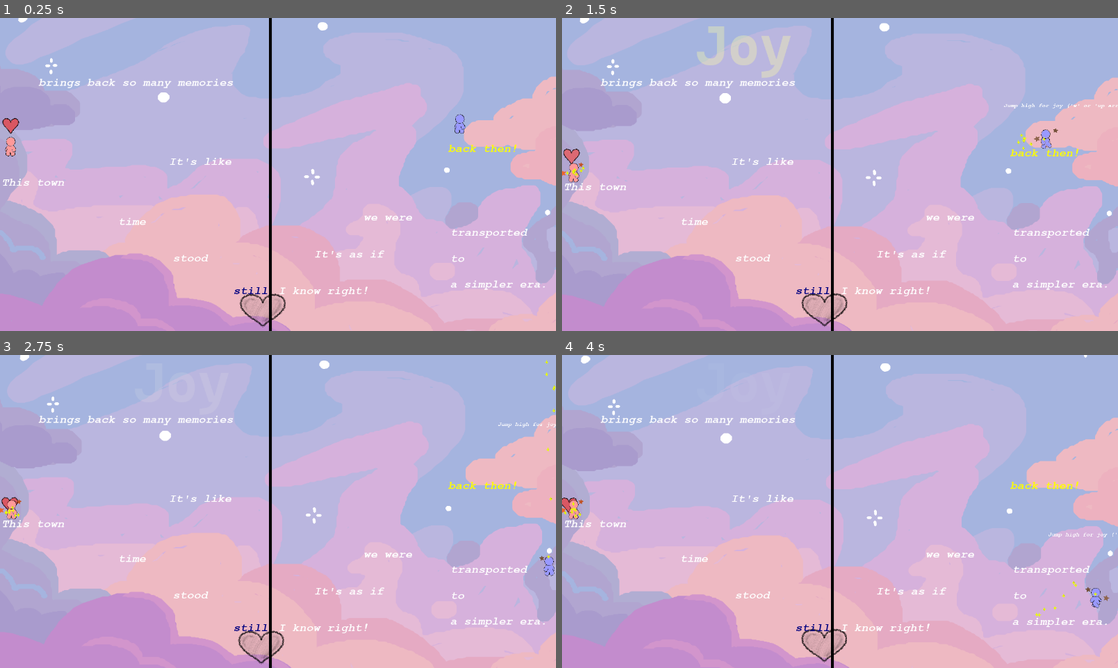
Above: before the commit, frames 1-4 (two rows, left to right).
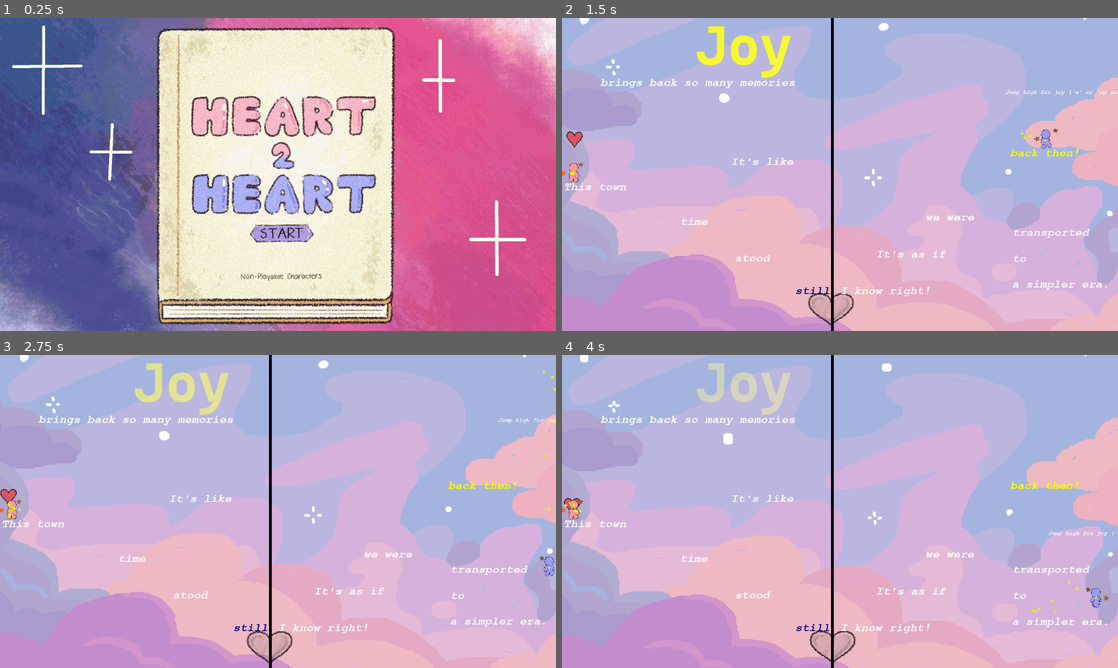
Above: after the commit, the same moments.

Repository: NitroGuy10/Chillennium2023
Game: Godot game, scene res://assets/Objects/Game.tscn
Same seed, same stepped clock (60 frames per second), same inputs: the game is played once before the commit and once after it.
Inputs (mouse positions are in pixels of both pictures, inside the frame that each line leads up to):
- Up to frame 1 (0.25 s): no input
- Up to frame 2 (1.5 s): click (845, 233) at 0.52 s; tap Enter at 1.25 s; hold Right (ui_right) from 1.28 s (still down); tap Shift (dash) at 1.35 s
- Up to frame 3 (2.75 s): keep holding Right (ui_right); tap Up (ui_up) at 1.52, 1.55, 1.82, 2.1, 2.27, 2.57 s; tap Shift (dash) at 2.3 s
- Up to frame 4 (4 s): release Right (ui_right) at 2.78 s; hold Left (ui_left) 2.78-3.53 s; tap Shift (dash) at 2.85, 3.6 s; tap Up (ui_up) at 3.05, 3.77 s; hold Right (ui_right) from 3.53 s (still down)

The runs differ from the first frame. In frame 1, 99% of the frame differs, in the area x 0-100%, y 0-100%; in frame 2, 1.8%; in frame 3, 1.7%; in frame 4, 1.6%.

Commit message:
Titlescreen, some level changes, fixed dash

Diff:
--- a/assets/Levels/Level1.tscn
+++ b/assets/Levels/Level1.tscn
@@ -12,14 +12,13 @@
 script = ExtResource( 2 )
 
 [node name="Background" parent="." instance=ExtResource( 1 )]
-frame = 0
 
 [node name="Separator" parent="." instance=ExtResource( 4 )]
 position = Vector2( 622.106, 276.328 )
 scale = Vector2( 0.716146, 0.712963 )
 
 [node name="HeartHandoff" parent="." instance=ExtResource( 6 )]
-position = Vector2( 604, 673 )
+position = Vector2( 621, 673 )
 scale = Vector2( 0.5, 0.5 )
 
 [node name="Player" parent="." instance=ExtResource( 5 )]
@@ -58,7 +57,7 @@
 tutorialText = ""
 
 [node name="Exit" parent="." instance=ExtResource( 7 )]
-position = Vector2( 1219, 700 )
+position = Vector2( 1190, 698 )
 
 [node name="WordPlatformInteractable6" parent="." instance=ExtResource( 3 )]
 position = Vector2( 276, 494 )
--- a/assets/Levels/Level2.tscn
+++ b/assets/Levels/Level2.tscn
@@ -84,7 +84,7 @@
 [node name="Background" parent="." instance=ExtResource( 1 )]
 position = Vector2( 635, 353 )
 frames = SubResource( 1 )
-frame = 44
+frame = 5
 
 [node name="HeartHandoff" parent="." instance=ExtResource( 130 )]
 position = Vector2( 617, 159 )
@@ -140,7 +140,7 @@
 tutorialText = ""
 
 [node name="WordPlatformInteractable7" parent="." instance=ExtResource( 3 )]
-position = Vector2( 1083, 306 )
+position = Vector2( 1083, 335 )
 textString = "tainted"
 giveTutorialText = true
 tutorialText = "When scared, dash quickly (space & shift)!"
@@ -158,7 +158,6 @@
 [node name="WordPlatformInteractable10" parent="." instance=ExtResource( 3 )]
 position = Vector2( 829, 497 )
 textString = "with things I wish"
-giveTutorialText = true
 tutorialText = ""
 
 [node name="WordPlatformInteractable11" parent="." instance=ExtResource( 3 )]
--- a/assets/Levels/Level4.tscn
+++ b/assets/Levels/Level4.tscn
@@ -41,7 +41,7 @@
 
 [sub_resource type="Curve2D" id=2]
 _data = {
-"points": PoolVector2Array( 0, 0, 0, 0, 71.2343, -19, 0, 0, 0, 0, 272.898, -486, 0, 0, 0, 0, 272.898, -492 )
+"points": PoolVector2Array( 0, 0, 0, 0, 71.2343, -19, 0, 0, 0, 0, 325.069, -282, 0, 0, 0, 0, 372.224, -331 )
 }
 
 [node name="Level4" type="Node2D"]
@@ -50,7 +50,7 @@
 [node name="Background" parent="." instance=ExtResource( 4 )]
 position = Vector2( 640, 361 )
 frames = SubResource( 3 )
-frame = 12
+frame = 15
 
 [node name="Exit" parent="." instance=ExtResource( 25 )]
 position = Vector2( 955, 459 )
@@ -99,6 +99,8 @@
 [node name="WordPlatformInteractable11" parent="." instance=ExtResource( 5 )]
 position = Vector2( 1055, 608 )
 textString = "frustrated"
+giveTutorialText = true
+tutorialText = "Anger allows you to push/throw some words!"
 enableEmotion = true
 impartAnger = true
 
@@ -142,8 +144,7 @@
 [node name="WordPlatformInteractable16" parent="." instance=ExtResource( 5 )]
 position = Vector2( 834, 151 )
 textString = "forget"
-giveTutorialText = true
-tutorialText = "Anger allows you to push/throw some words!"
+tutorialText = ""
 enableEmotion = true
 impartAnger = true
 
--- a/assets/Levels/Level6.tscn
+++ b/assets/Levels/Level6.tscn
@@ -26,14 +26,14 @@
 [node name="Background" parent="." instance=ExtResource( 2 )]
 position = Vector2( 640, 361 )
 frames = SubResource( 1 )
-frame = 1
+frame = 0
 
 [node name="Exit" parent="." instance=ExtResource( 7 )]
 position = Vector2( 1153, 749.5 )
 scale = Vector2( 0.2882, 0.511897 )
 
 [node name="HeartHandoff" parent="." instance=ExtResource( 6 )]
-position = Vector2( 665, 490 )
+position = Vector2( 636, 569 )
 scale = Vector2( 0.5, 0.5 )
 
 [node name="Player" parent="." instance=ExtResource( 1 )]
--- a/assets/Objects/EmotionFlyup.gd
+++ b/assets/Objects/EmotionFlyup.gd
@@ -34,4 +34,4 @@
 		$WordPlatformText/RichTextLabel.set("custom_colors/default_color", emotion.color)
 		lastEmotion = player_vars.currentEmotion
 
-	$WordPlatformText/RichTextLabel.set("custom_colors/default_color", lerp($WordPlatformText/RichTextLabel.get("custom_colors/default_color"), Color(1, 1, 1, 0), 0.9 * delta))
+	$WordPlatformText/RichTextLabel.set("custom_colors/default_color", lerp($WordPlatformText/RichTextLabel.get("custom_colors/default_color"), Color(1, 1, 1, 0), 0.3 * delta))
--- a/assets/Objects/Game.gd
+++ b/assets/Objects/Game.gd
@@ -18,17 +18,17 @@
 	preload("res://assets/Levels/Level7.tscn"),
 	preload("res://assets/Levels/Level8.tscn"),
 	preload("res://assets/Levels/Level9.tscn"),
-	preload("res://assets/Levels/TheEnd.tscn"),
+	preload("res://assets/Levels/TheEnd.tscn")
 ]
 
 var transition = preload("res://assets/Objects/ScreenTransition.tscn")
 
-var levelNum = 0
+var levelNum = -1
+var titleScreen = true
 
 
 # Called when the node enters the scene tree for the first time.
 func _ready():
-	$AudioStreamPlayer.play()
 	pass # Replace with function body.
 
 
@@ -37,6 +37,9 @@
 #	pass
 
 func reload_scene():
+	if titleScreen:
+		$AudioStreamPlayer.play()
+		titleScreen = false
 	if levelNum == 9:
 		$AudioStreamPlayer.stop()
 
@@ -56,3 +59,12 @@
 		transitioning = true
 		player_vars.exitOpen = false
 		add_child(transition.instance())
+
+
+func _input(event):
+	if titleScreen and event is InputEventKey:
+		if event.pressed:
+			_on_death(true)
+
+func _on_Button_pressed():
+	_on_death(true)
--- a/assets/Objects/Game.tscn
+++ b/assets/Objects/Game.tscn
@@ -1,6 +1,6 @@
 [gd_scene load_steps=10 format=2]
 
-[ext_resource path="res://assets/Levels/Level1.tscn" type="PackedScene" id=1]
+[ext_resource path="res://assets/Objects/TitleScreen.tscn" type="PackedScene" id=1]
 [ext_resource path="res://assets/Music/cutesy.mp3" type="AudioStream" id=2]
 [ext_resource path="res://assets/Objects/Game.gd" type="Script" id=3]
 [ext_resource path="res://assets/Objects/Killbox.gd" type="Script" id=4]
@@ -21,7 +21,10 @@
 
 [node name="Level" type="Node2D" parent="."]
 
-[node name="Level1" parent="Level" instance=ExtResource( 1 )]
+[node name="TitleScreen" parent="Level" instance=ExtResource( 1 )]
+
+[node name="AnimatedSprite" parent="Level/TitleScreen" index="0"]
+frame = 26
 
 [node name="AudioStreamPlayer" type="AudioStreamPlayer" parent="."]
 stream = ExtResource( 2 )
@@ -55,3 +58,7 @@
 
 [node name="EmotionFlyup" parent="." instance=ExtResource( 5 )]
 position = Vector2( 411.034, 28.794 )
+
+[connection signal="pressed" from="Level/TitleScreen/Button" to="." method="_on_Button_pressed"]
+
+[editable path="Level/TitleScreen"]
--- a/assets/Objects/Player.tscn
+++ b/assets/Objects/Player.tscn
@@ -252,7 +252,7 @@
 [node name="AnimatedSprite" type="AnimatedSprite" parent="Heart"]
 scale = Vector2( 0.5, 0.5 )
 frames = SubResource( 3 )
-frame = 54
+frame = 25
 playing = true
 
 [node name="PlayerKinematicBody2D" type="KinematicBody2D" parent="."]
--- a/assets/Objects/PlayerMovement.gd
+++ b/assets/Objects/PlayerMovement.gd
@@ -124,21 +124,22 @@
 	else:
 		velocity.y += gravityscale * delta
 		if canDash and player_vars.currentEmotion == "fear" and is_pressed_for_me("dash"):
-			canDash = false
 			if is_pressed_for_me("ui_up"):
 				velocity.y = -dashvelocity
 				get_parent().get_node("JumpSFX").play()
+				canDash = false
 			elif is_pressed_for_me("ui_down"):
 				velocity.y = dashvelocity
 				get_parent().get_node("JumpSFX").play()
+				canDash = false
 			if is_pressed_for_me("ui_left"):
 				velocity.x = -dashvelocity * dashHorizScalar
 				get_parent().get_node("JumpSFX").play()
+				canDash = false
 			elif is_pressed_for_me("ui_right"):
 				velocity.x = dashvelocity * dashHorizScalar
 				get_parent().get_node("JumpSFX").play()
-			else:
-				canDash = true
+				canDash = false
 		elif canDoubleJump and player_vars.currentEmotion == "hope" and is_just_pressed_for_me("ui_up"):
 			canDoubleJump = false
 			velocity.y = -jumpvelocity
--- /dev/null
+++ b/assets/Objects/TitleScreen.tscn
@@ -0,0 +1,47 @@
+[gd_scene load_steps=19 format=2]
+
+[ext_resource path="res://assets/Sprites/titlescreen/titlescreen-3.png" type="Texture" id=1]
+[ext_resource path="res://assets/Sprites/titlescreen/titlescreen-4.png" type="Texture" id=2]
+[ext_resource path="res://assets/Sprites/titlescreen/titlescreen-5.png" type="Texture" id=3]
+[ext_resource path="res://assets/Sprites/titlescreen/titlescreen-6.png" type="Texture" id=4]
+[ext_resource path="res://assets/Sprites/titlescreen/titlescreen-7.png" type="Texture" id=5]
+[ext_resource path="res://assets/Sprites/titlescreen/titlescreen-8.png" type="Texture" id=6]
+[ext_resource path="res://assets/Sprites/titlescreen/titlescreen-9.png" type="Texture" id=7]
+[ext_resource path="res://assets/Sprites/titlescreen/titlescreen-10.png" type="Texture" id=8]
+[ext_resource path="res://assets/Sprites/titlescreen/titlescreen-1.png" type="Texture" id=9]
+[ext_resource path="res://assets/Sprites/titlescreen/titlescreen-0.png" type="Texture" id=10]
+[ext_resource path="res://assets/Sprites/titlescreen/titlescreen-2.png" type="Texture" id=11]
+[ext_resource path="res://assets/Sprites/titlescreen/titlescreen-12.png" type="Texture" id=12]
+[ext_resource path="res://assets/Sprites/titlescreen/titlescreen-14.png" type="Texture" id=13]
+[ext_resource path="res://assets/Sprites/titlescreen/titlescreen-15.png" type="Texture" id=14]
+[ext_resource path="res://assets/Sprites/titlescreen/titlescreen-11.png" type="Texture" id=15]
+[ext_resource path="res://assets/Sprites/titlescreen/titlescreen-13.png" type="Texture" id=16]
+
+[sub_resource type="SpriteFrames" id=1]
+animations = [ {
+"frames": [ ExtResource( 10 ), ExtResource( 9 ), ExtResource( 11 ), ExtResource( 1 ), ExtResource( 2 ), ExtResource( 3 ), ExtResource( 4 ), ExtResource( 5 ), ExtResource( 6 ), ExtResource( 7 ), ExtResource( 8 ), ExtResource( 6 ), ExtResource( 15 ), ExtResource( 12 ), ExtResource( 16 ), ExtResource( 13 ), ExtResource( 14 ), ExtResource( 13 ), ExtResource( 16 ), ExtResource( 12 ), ExtResource( 15 ), ExtResource( 8 ), ExtResource( 7 ), ExtResource( 5 ), ExtResource( 4 ), ExtResource( 3 ), ExtResource( 2 ), ExtResource( 1 ), ExtResource( 11 ), ExtResource( 9 ) ],
+"loop": true,
+"name": "default",
+"speed": 5.0
+} ]
+
+[sub_resource type="StyleBoxEmpty" id=2]
+
+[node name="TitleScreen" type="Node2D"]
+
+[node name="AnimatedSprite" type="AnimatedSprite" parent="."]
+position = Vector2( 640, 360 )
+scale = Vector2( 0.667, 0.667 )
+frames = SubResource( 1 )
+frame = 12
+playing = true
+
+[node name="Button" type="Button" parent="."]
+margin_left = 575.0
+margin_top = 475.0
+margin_right = 722.0
+margin_bottom = 516.0
+mouse_default_cursor_shape = 2
+custom_styles/focus = SubResource( 2 )
+shortcut_in_tooltip = false
+flat = true
--- a/project.godot
+++ b/project.godot
@@ -12,7 +12,7 @@
 
 config/name="Heart2Heart"
 run/main_scene="res://assets/Objects/Game.tscn"
-boot_splash/image="res://assets/Sprites/BookCover (1).png"
+boot_splash/image="res://assets/Sprites/start_screen.png"
 boot_splash/bg_color=Color( 0, 0, 0, 1 )
 config/icon="res://assets/Sprites/logo.png"
 
Binary file added: assets/Sprites/start_screen.png
Not shown, added: assets/Sprites/start_screen.png.import
Binary file added: assets/Sprites/titlescreen/titlescreen-0.png
Not shown, added: assets/Sprites/titlescreen/titlescreen-0.png.import
Binary file added: assets/Sprites/titlescreen/titlescreen-1.png
Not shown, added: assets/Sprites/titlescreen/titlescreen-1.png.import
Binary file added: assets/Sprites/titlescreen/titlescreen-10.png
Not shown, added: assets/Sprites/titlescreen/titlescreen-10.png.import
Binary file added: assets/Sprites/titlescreen/titlescreen-11.png
Not shown, added: assets/Sprites/titlescreen/titlescreen-11.png.import
Binary file added: assets/Sprites/titlescreen/titlescreen-12.png
Not shown, added: assets/Sprites/titlescreen/titlescreen-12.png.import
(and 24 more such lines)
